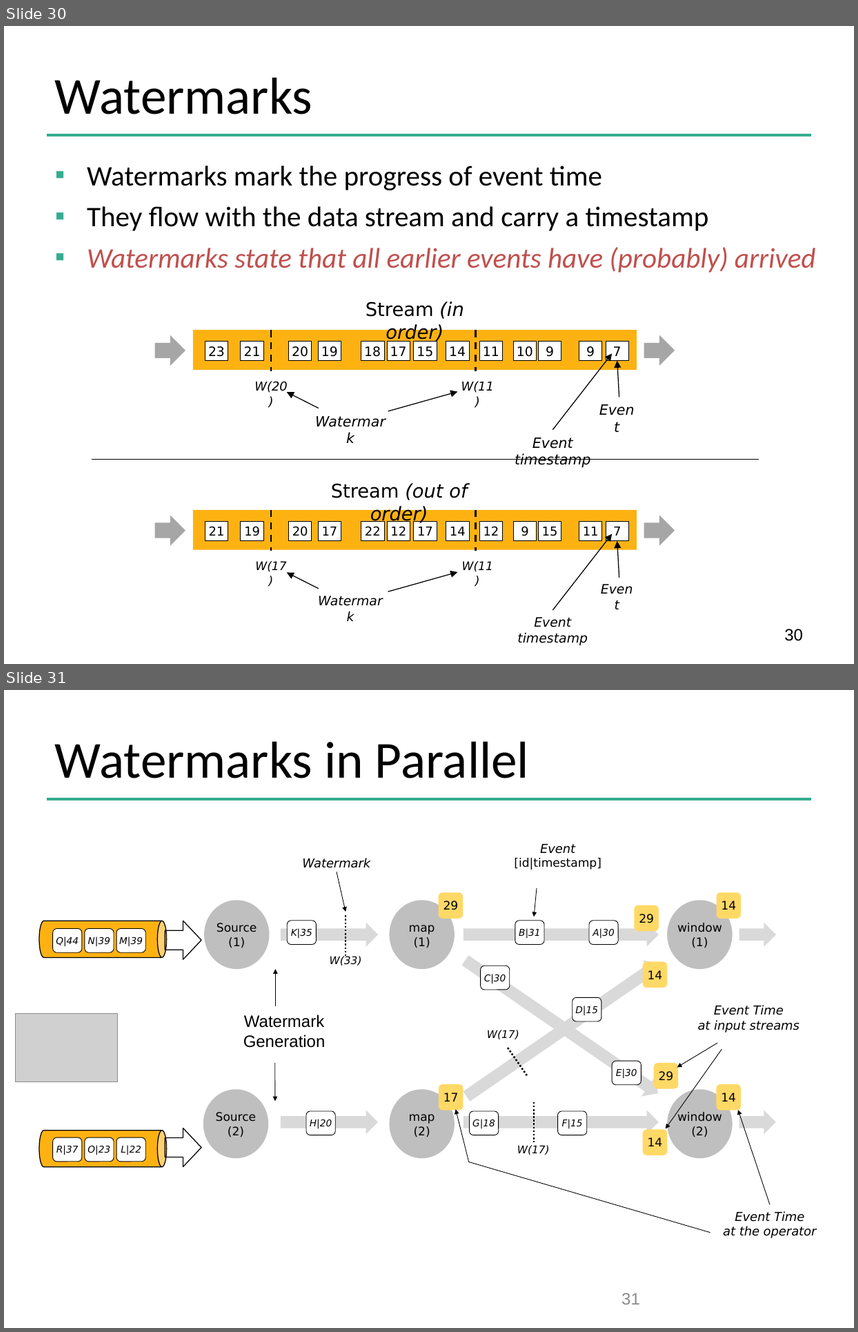
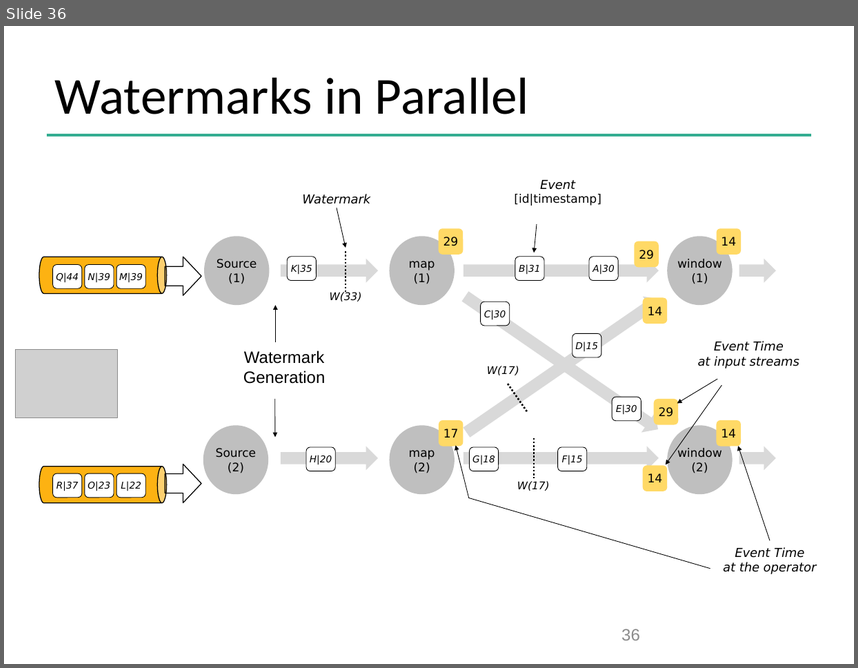
Before and after one commit to dataArtisans/flink-training-web, a slide deck: slides/flink_stream_windows.pptx. Shown one above the other, each under a label of ours: slides 30 and 31 before the commit, slide 36 after it. The pictures are 858x1332 and 858x668 pixels, drawn with LibreOffice and Linux fonts; fonts in the diff are those of the drawing; grey boxes stand for pictures; background and template pictures are left out. Boxes give left, top, right and bottom in pixels: in the first picture for what was removed or moved away, otherwise in the second. Text is boxed around its words. In the diff, an @@ line names an element or a change of style, - is before the commit and + after.

Commit message:
updated watermarking slides

```diff
--- a/slides/flink_stream_windows.pptx
+++ b/slides/flink_stream_windows.pptx
@@ slide 30 removed at box(4, 26, 854, 664), background #FFFFFF; not listed: 1 template element that a slide beside it also shows @@
@@ title removed at box(55, 77, 312, 114) @@
-Watermarks
@@ text removed at box(87, 165, 816, 272) @@
-▪ Watermarks mark the progress of event time
-▪ They flow with the data stream and carry a timestamp
-▪ Watermarks state that all earlier events have (probably) arrived
@@ group removed at box(154, 301, 675, 627): 14 rectangles, 6 texts, 4 arrows, 2 right arrows, 2 lines @@
-Stream (in order)
-7
-W(11)
-W(20)
-Watermark
-9
-9
-10
-11
-14
-15
-17
-Event
-Event timestamp
-18
-20
-19
-21
-23
@@ line removed from (92, 459) to (759, 459) @@
@@ text removed at box(331, 483, 467, 524) @@
-Stream (out of order)
@@ group removed at box(154, 437, 675, 645): 14 rectangles, 5 texts, 4 arrows, 2 right arrows, 2 lines @@
-7
-W(11)
-W(17)
-11
-15
-9
-12
-14
-17
-12
-22
-20
-17
-19
-21
-Watermark
-Event
-Event timestamp
@@ page number removed at box(784, 628, 803, 641) @@
-30
@@ what was slide 31 is now slide 36 @@
@@ page number at box(622, 628, 640, 640): text changed @@
-31
+36
```
Also in this commit, not shown: 2 slides changed, 6 slides added.
